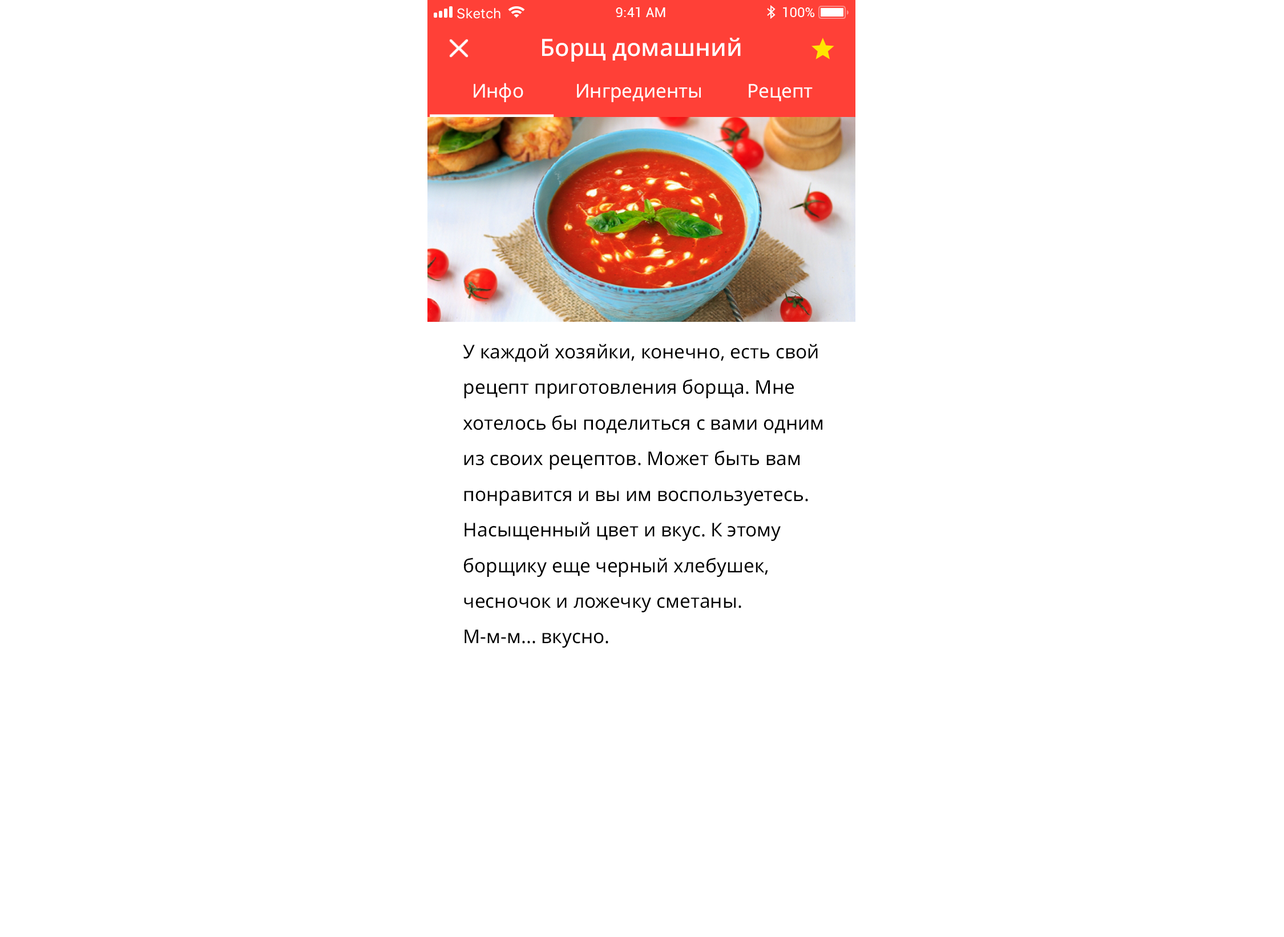
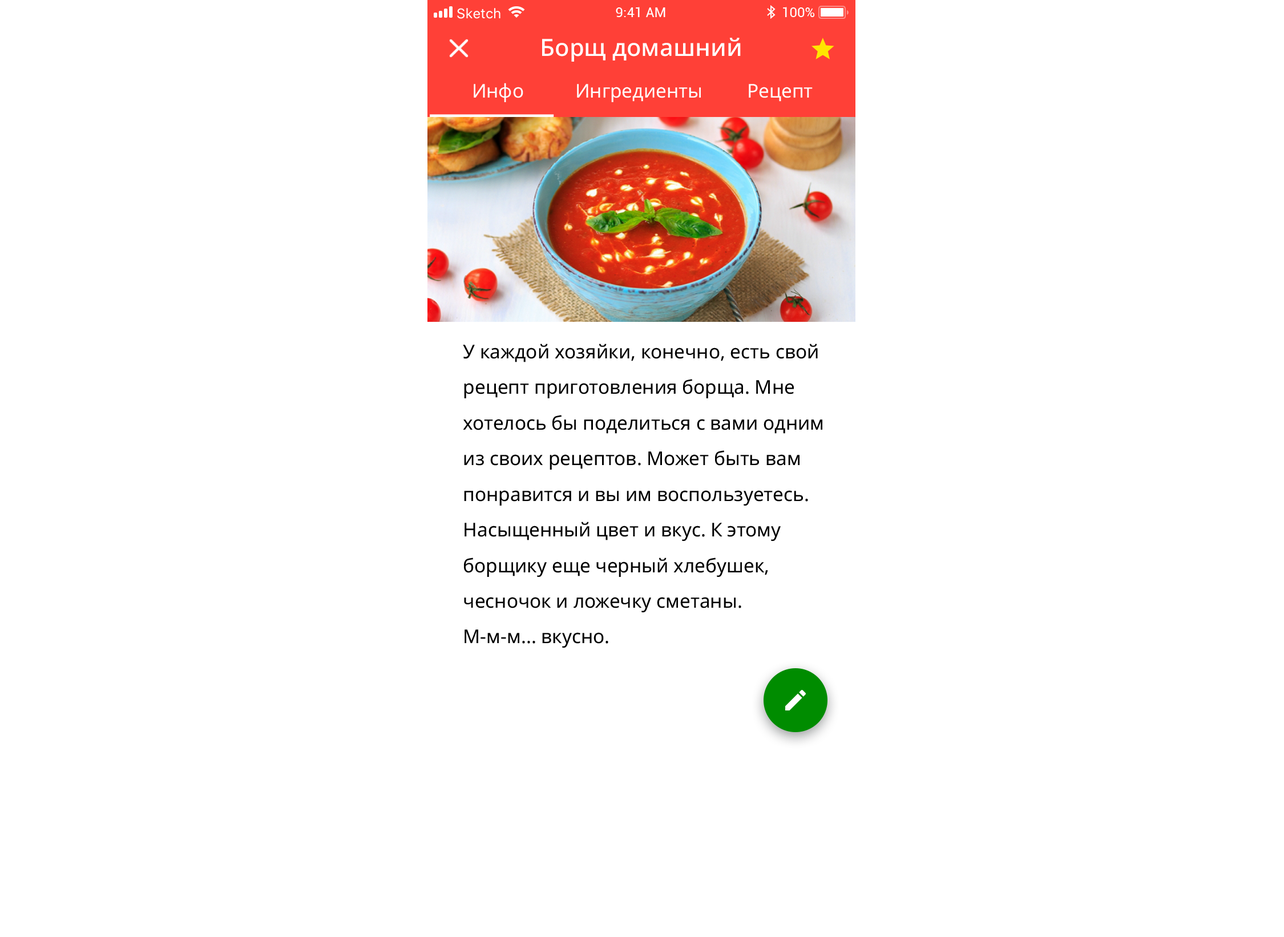
The second 1284×937 image is a revision of the first. Changes to its layers:
added group "fab" with 2 layers in group "smachno_info" over (x1=763, y1=668, x2=828, y2=733)
added layer "-e-edit" in group "fab" over (x1=785, y1=689, x2=806, y2=711)
added layer "Compound Shape" (1st of 5, in "smachno_info" › "fab") in group "fab" over (x1=763, y1=668, x2=828, y2=733)
painted on "Compound Shape" (3rd of 5, in "smachno_info" › "Group 1"), unmasked it over (x1=473, y1=37, x2=813, y2=103)
painted on "Compound Shape" (5th of 5, in "smachno_info"), unmasked it over (x1=462, y1=343, x2=838, y2=748)
